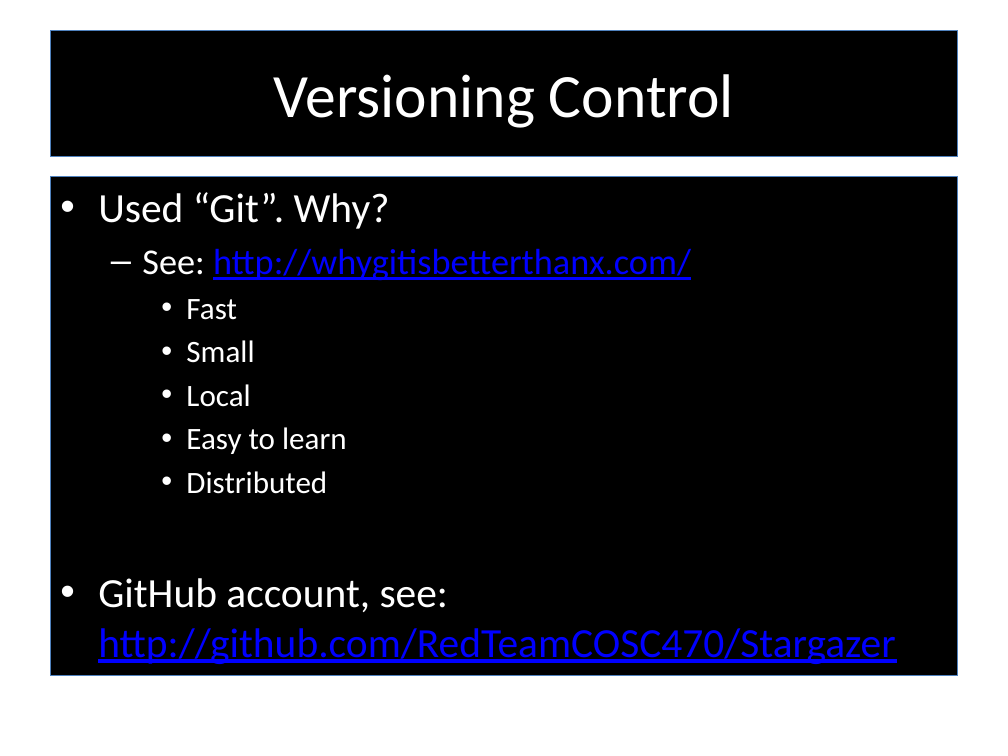
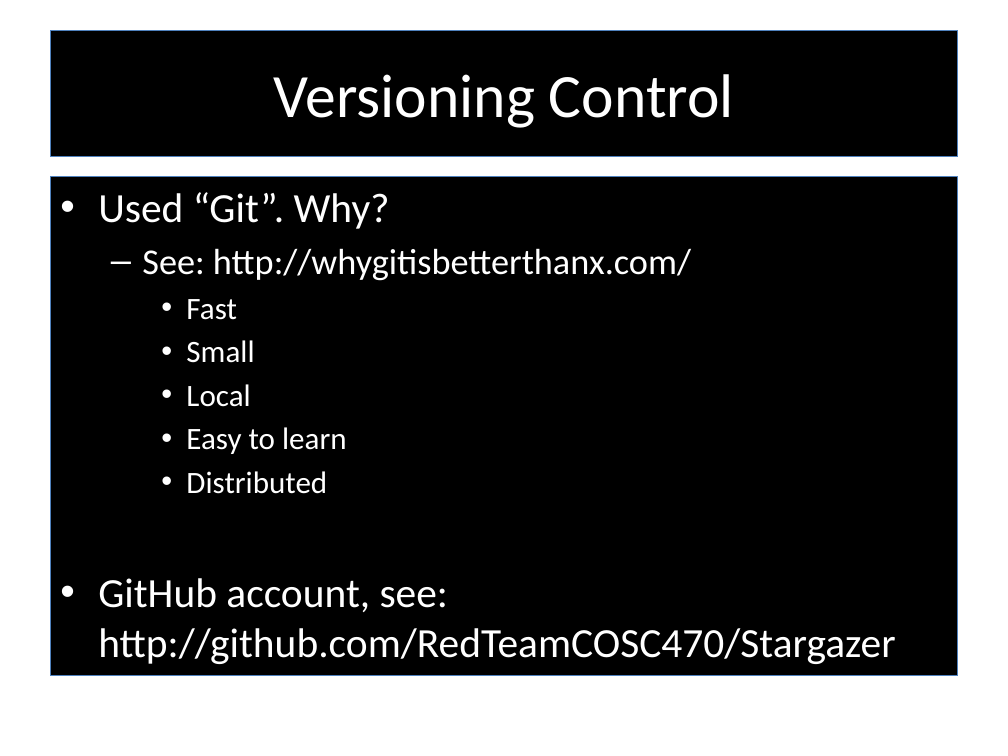
Before and after one commit to RedTeamCOSC470/Documentation, a slide deck: slide 13 of Stargazer.pptx. Drawn at 1008x756 pixels with LibreOffice and Linux fonts; fonts in the diff are those of the drawing; background and template pictures are left out. Boxes give left, top, right and bottom in pixels: in the first picture for what was removed or moved away, otherwise in the second. Text is boxed around its words. In the diff, an @@ line names an element or a change of style, - is before the commit and + after.

```diff
--- a/Stargazer.pptx
+++ b/Stargazer.pptx
@@ text at (98,248,895,664): text colour #0000FF to #FFFFFF, underline off in "http://whygitisbetterthanx.com/", "http://github.com/RedTeamCOSC470/Stargazer" @@
```
Also in this commit, not shown: 2 other slides changed, 2 other files.
